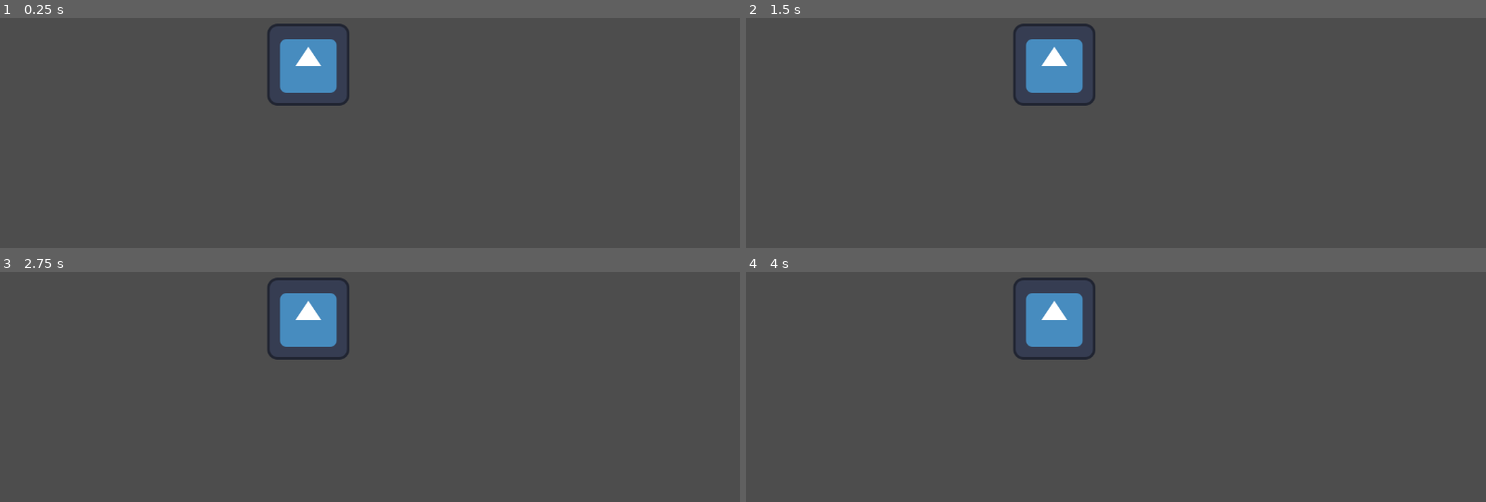
Above: before the commit, frames 1-4 (two rows, left to right).
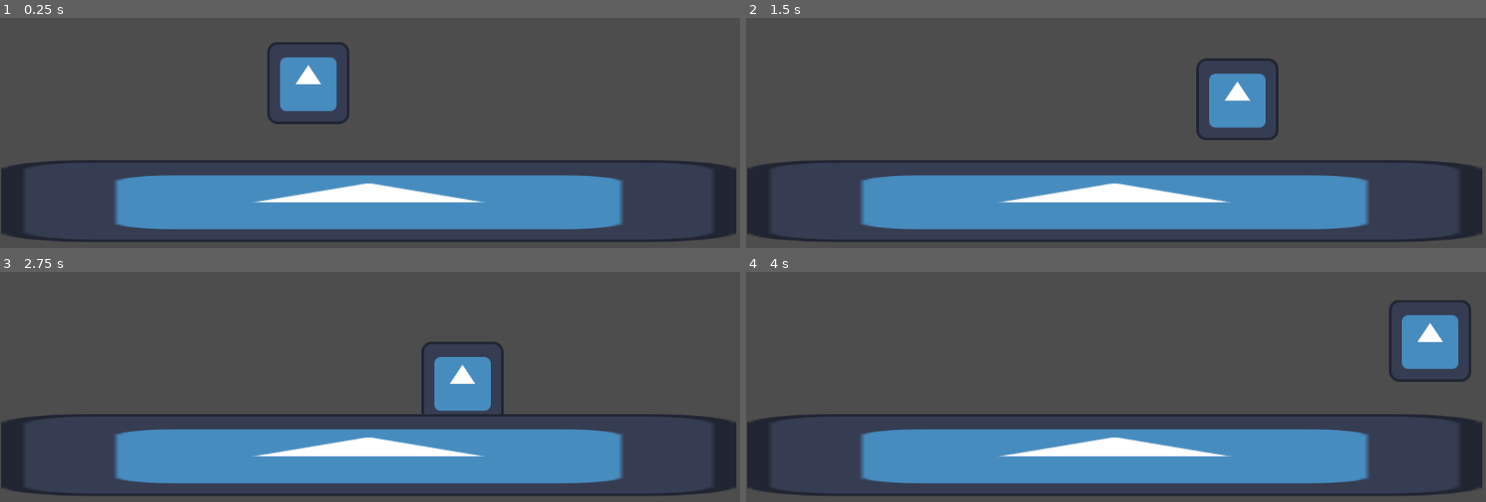
Above: after the commit, the same moments.

Repository: Amilcar2727/ProyectoDG25
Game: Godot game, scene res://Scenes/ScenaEjemplo.tscn
Same seed, same stepped clock (60 frames per second), same inputs: the game is played once before the commit and once after it. The project has no main scene, so this scene is started directly. The engine's default icon, where the game draws it, is replaced by a stand-in: a white triangle on a blue panel in a dark square.
Inputs:
- Up to frame 1 (0.25 s): no input
- Up to frame 2 (1.5 s): tap Enter (ui_accept) at 0.5, 0.6, 0.77, 1.07, 1.35 s; hold Right (ui_right) from 0.53 s (still down)
- Up to frame 3 (2.75 s): tap Enter (ui_accept) at 1.52, 1.82, 2.1 s; release Right (ui_right) at 2.03 s; hold Left (ui_left) from 2.03 s (still down)
- Up to frame 4 (4 s): release Left (ui_left) at 2.78 s; hold Right (ui_right) from 2.78 s (still down); tap Enter (ui_accept) at 2.85, 3.02, 3.32, 3.6, 3.77 s

The runs differ from the first frame. In frame 1, 23% of the frame differs, in the area x 0-100%, y 2-98%; in frame 2, 25%; in frame 3, 25%; in frame 4, 25%.

Commit message:
Creando una escena de Prueba

Diff:
--- a/Scenes/ScenaEjemplo.tscn
+++ b/Scenes/ScenaEjemplo.tscn
@@ -1,18 +1,36 @@
-[gd_scene load_steps=3 format=3 uid="uid://citc7c1x61x7v"]
+[gd_scene load_steps=5 format=3 uid="uid://citc7c1x61x7v"]
 
+[ext_resource type="Script" uid="uid://5g04acp7evwl" path="res://Scripts/ScriptEjemplo.gd" id="1_8heaj"]
 [ext_resource type="Texture2D" uid="uid://vbp4tvloccso" path="res://icon.svg" id="1_pbabl"]
 
 [sub_resource type="RectangleShape2D" id="RectangleShape2D_0e48y"]
 size = Vector2(110, 106)
 
+[sub_resource type="RectangleShape2D" id="RectangleShape2D_8heaj"]
+size = Vector2(1143, 118)
+
 [node name="Node2D" type="Node2D"]
 
-[node name="CharacterBody2D" type="CharacterBody2D" parent="."]
+[node name="Personaje" type="CharacterBody2D" parent="."]
 position = Vector2(480, 301)
+script = ExtResource("1_8heaj")
 metadata/_edit_group_ = true
 
-[node name="Sprite2D" type="Sprite2D" parent="CharacterBody2D"]
+[node name="Sprite2D" type="Sprite2D" parent="Personaje"]
 texture = ExtResource("1_pbabl")
 
-[node name="CollisionShape2D" type="CollisionShape2D" parent="CharacterBody2D"]
+[node name="CollisionShape2D" type="CollisionShape2D" parent="Personaje"]
 shape = SubResource("RectangleShape2D_0e48y")
+
+[node name="StaticBody2D" type="StaticBody2D" parent="."]
+position = Vector2(482, 514)
+metadata/_edit_group_ = true
+
+[node name="Sprite2D" type="Sprite2D" parent="StaticBody2D"]
+position = Vector2(92, 0)
+scale = Vector2(8.9375, 1)
+texture = ExtResource("1_pbabl")
+
+[node name="CollisionShape2D" type="CollisionShape2D" parent="StaticBody2D"]
+position = Vector2(90.5, -1)
+shape = SubResource("RectangleShape2D_8heaj")
--- /dev/null
+++ b/Scripts/ScriptEjemplo.gd
@@ -0,0 +1,22 @@
+extends CharacterBody2D
+const SPEED = 300.0
+const JUMP_VELOCITY = -400.0
+
+func _physics_process(delta: float) -> void:
+	# Add the gravity.
+	if not is_on_floor():
+		velocity += get_gravity() * delta
+
+	# Handle jump.
+	if Input.is_action_just_pressed("ui_accept") and is_on_floor():
+		velocity.y = JUMP_VELOCITY
+
+	# Get the input direction and handle the movement/deceleration.
+	# As good practice, you should replace UI actions with custom gameplay actions.
+	var direction := Input.get_axis("ui_left", "ui_right")
+	if direction:
+		velocity.x = direction * SPEED
+	else:
+		velocity.x = move_toward(velocity.x, 0, SPEED)
+
+	move_and_slide()
Not shown, added: Scripts/ScriptEjemplo.gd.uid
